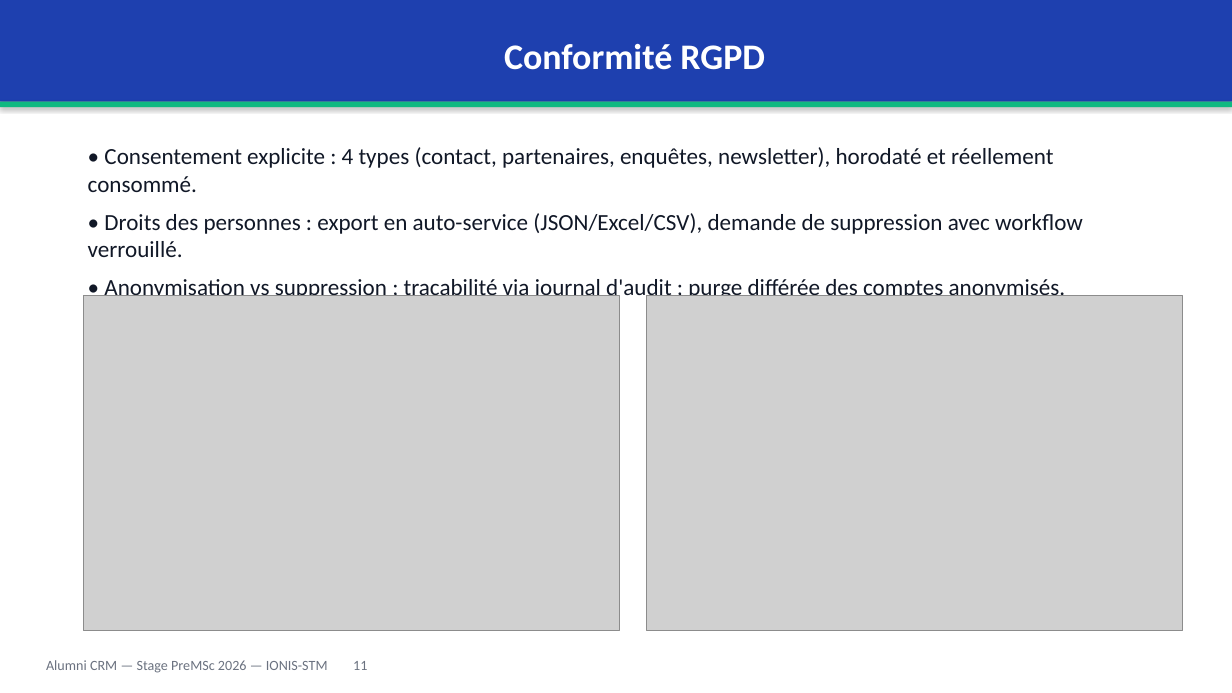
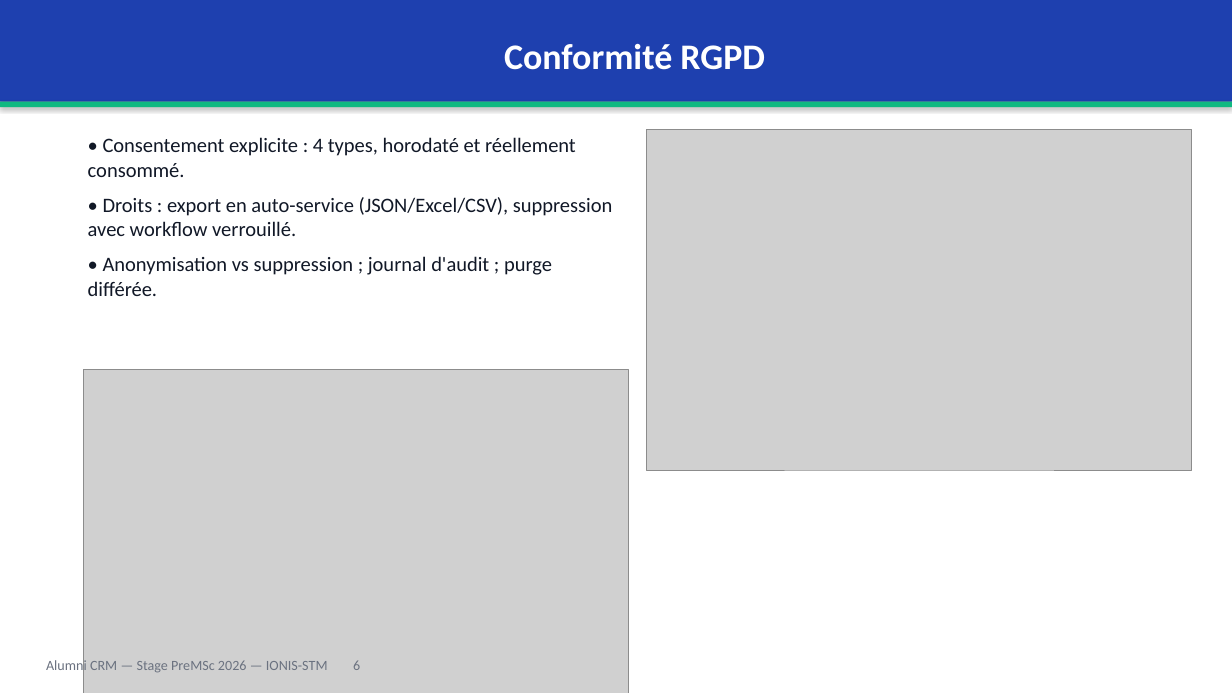
Before and after one commit to Rafikdjm/CRM_IONIS, a slide deck: slide 6 of Rapport/Soutenance - Alumni CRM - PreMSc 2026.pptx (slide 11 before the commit). Drawn at 1232x693 pixels with LibreOffice and Linux fonts; fonts in the diff are those of the drawing; grey boxes stand for pictures. Boxes give left, top, right and bottom in pixels: in the first picture for what was removed or moved away, otherwise in the second. Text is boxed around its words. In the diff, an @@ line names an element or a change of style, - is before the commit and + after.

Commit message:
refactor(soutenance): slim deck 15->11 slides, merge redundant slides and condense text

```diff
--- a/Rapport/Soutenance - Alumni CRM - PreMSc 2026.pptx
+++ b/Rapport/Soutenance - Alumni CRM - PreMSc 2026.pptx
@@ text at <box>88,137,613,296</box>: text changed; size 18 to 16 pt @@
-• Consentement explicite : 4 types (contact, partenaires, enquêtes, newsletter), horodaté et réellement consommé.
-• Droits des personnes : export en auto-service (JSON/Excel/CSV), demande de suppression avec workflow verrouillé.
-• Anonymisation vs suppression ; traçabilité via journal d'audit ; purge différée des comptes anonymisés.
+• Consentement explicite : 4 types, horodaté et réellement consommé.
+• Droits : export en auto-service (JSON/Excel/CSV), suppression avec workflow verrouillé.
+• Anonymisation vs suppression ; journal d'audit ; purge différée.
@@ picture: place and size @@
-picture at <box>647,296,1183,630</box>
+picture at <box>647,129,1192,470</box>
@@ picture: place and size @@
-picture at <box>83,296,619,630</box>
+picture at <box>83,370,628,693</box>
@@ text at <box>46,658,360,674</box>: text changed @@
-Alumni CRM — Stage PreMSc 2026 — IONIS-STM 11
+Alumni CRM — Stage PreMSc 2026 — IONIS-STM 6
```
Also in this commit, not shown: 8 other slides changed, 4 slides removed, 1 other file.
